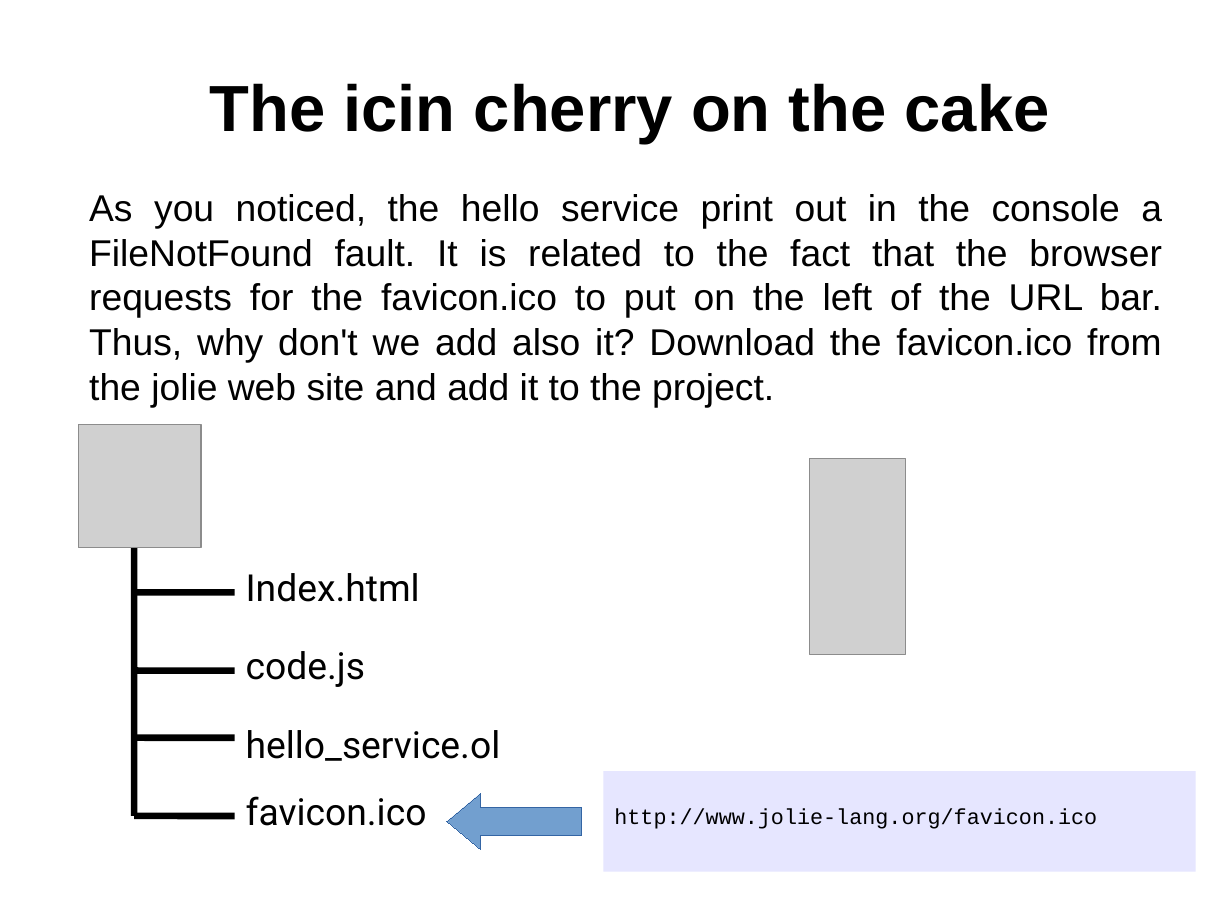
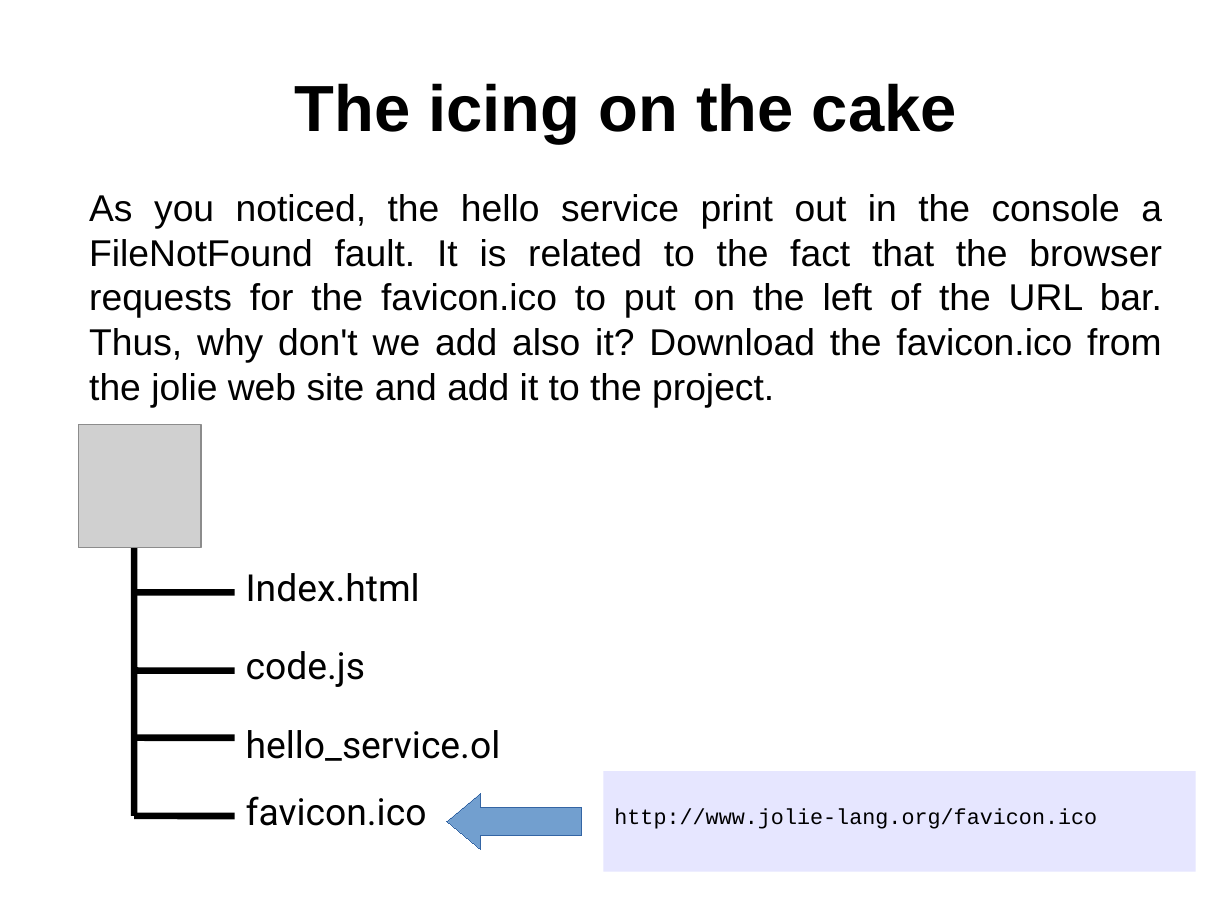
Before and after one commit to jolie/website, a slide deck: slide 12 of www/presentations/webapp.odp. Drawn at 1232x924 pixels with LibreOffice and Linux fonts; fonts in the diff are those of the drawing; grey boxes stand for pictures. Boxes give left, top, right and bottom in pixels: in the first picture for what was removed or moved away, otherwise in the second. Text is boxed around its words. In the diff, an @@ line names an element or a change of style, - is before the commit and + after.

Commit message:
Former-commit-id: 16ece2dbc8b2880b940df227b425ab1ab07c7b60

```diff
--- a/www/presentations/webapp.odp
+++ b/www/presentations/webapp.odp
@@ text at (295,83,957,144): text changed @@
-The icin cherry on the cake
+The icing on the cake
@@ picture removed at (811,458,906,655) @@
```
